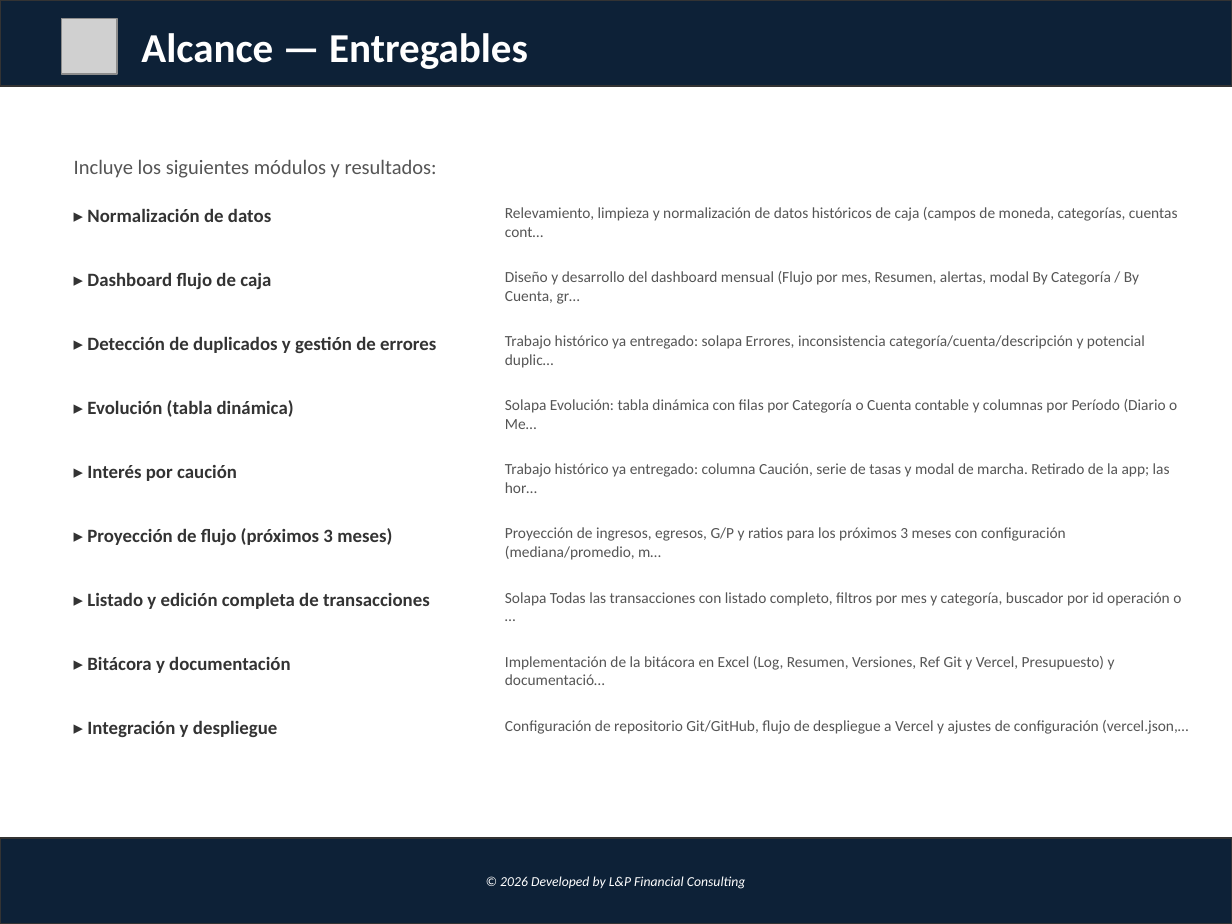
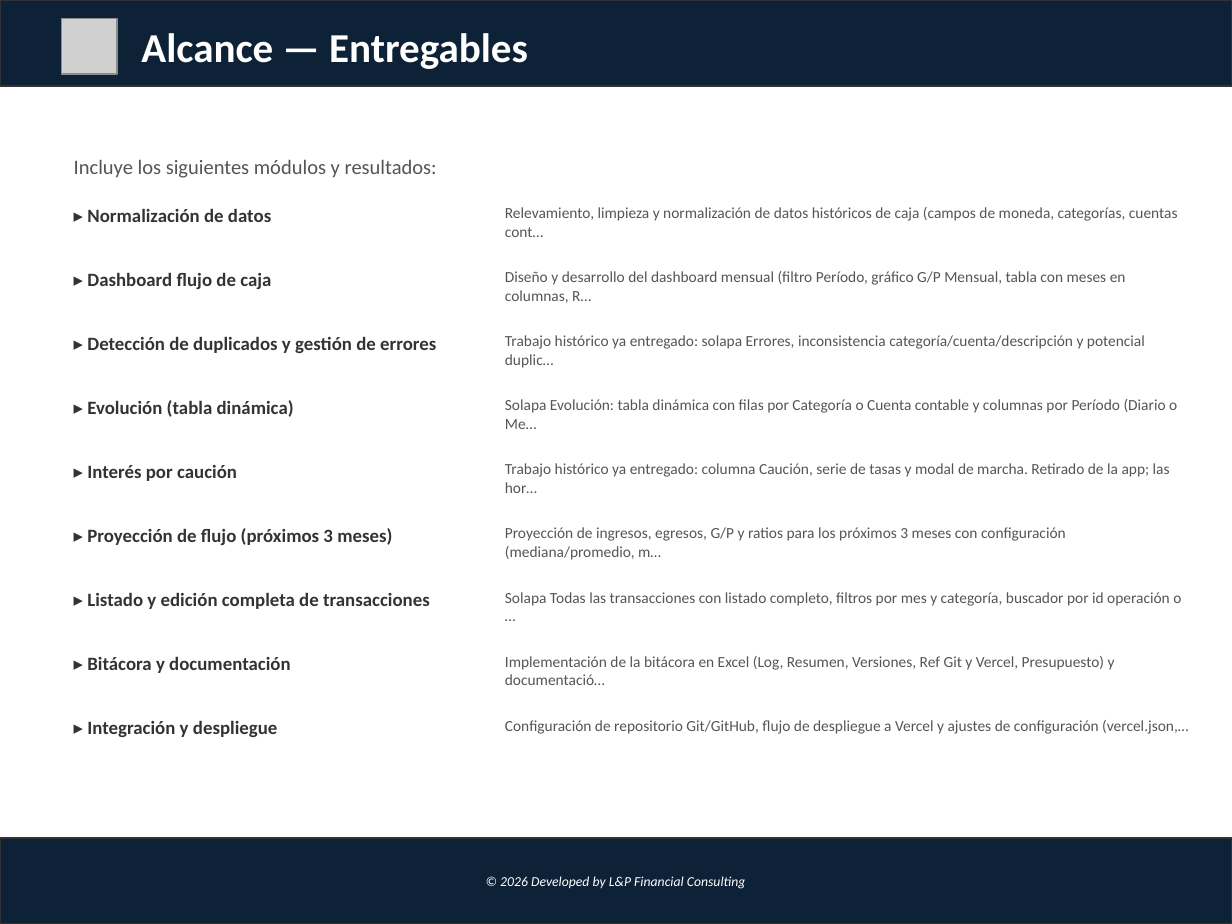
Before and after one commit to lucasbustosmartin-coder/fornitalia, a slide deck: slide 3 of Propuesta_Dashboard_Flujo_Caja.pptx. Drawn at 1232x924 pixels with LibreOffice and Linux fonts; fonts in the diff are those of the drawing; grey boxes stand for pictures. Boxes give left, top, right and bottom in pixels: in the first picture for what was removed or moved away, otherwise in the second. Text is boxed around its words. In the diff, an @@ line names an element or a change of style, - is before the commit and + after.

```diff
--- a/Propuesta_Dashboard_Flujo_Caja.pptx
+++ b/Propuesta_Dashboard_Flujo_Caja.pptx
@@ text at <box>505,271,1126,303</box>: text changed @@
-Diseño y desarrollo del dashboard mensual (Flujo por mes, Resumen, alertas, modal By Categoría / By Cuenta, gr…
+Diseño y desarrollo del dashboard mensual (filtro Período, gráfico G/P Mensual, tabla con meses en columnas, R…
```
Also in this commit, not shown: 6 other files.
